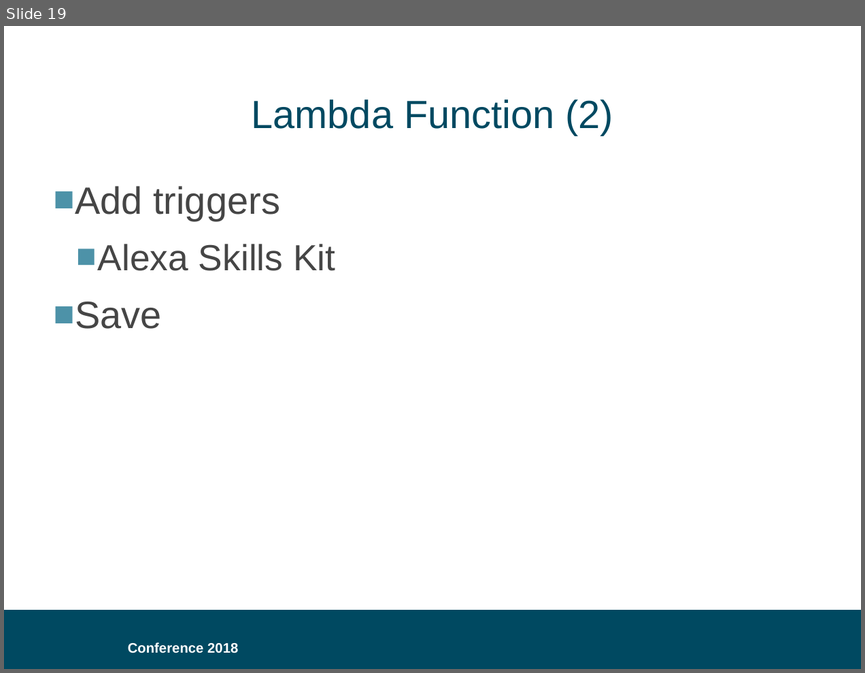
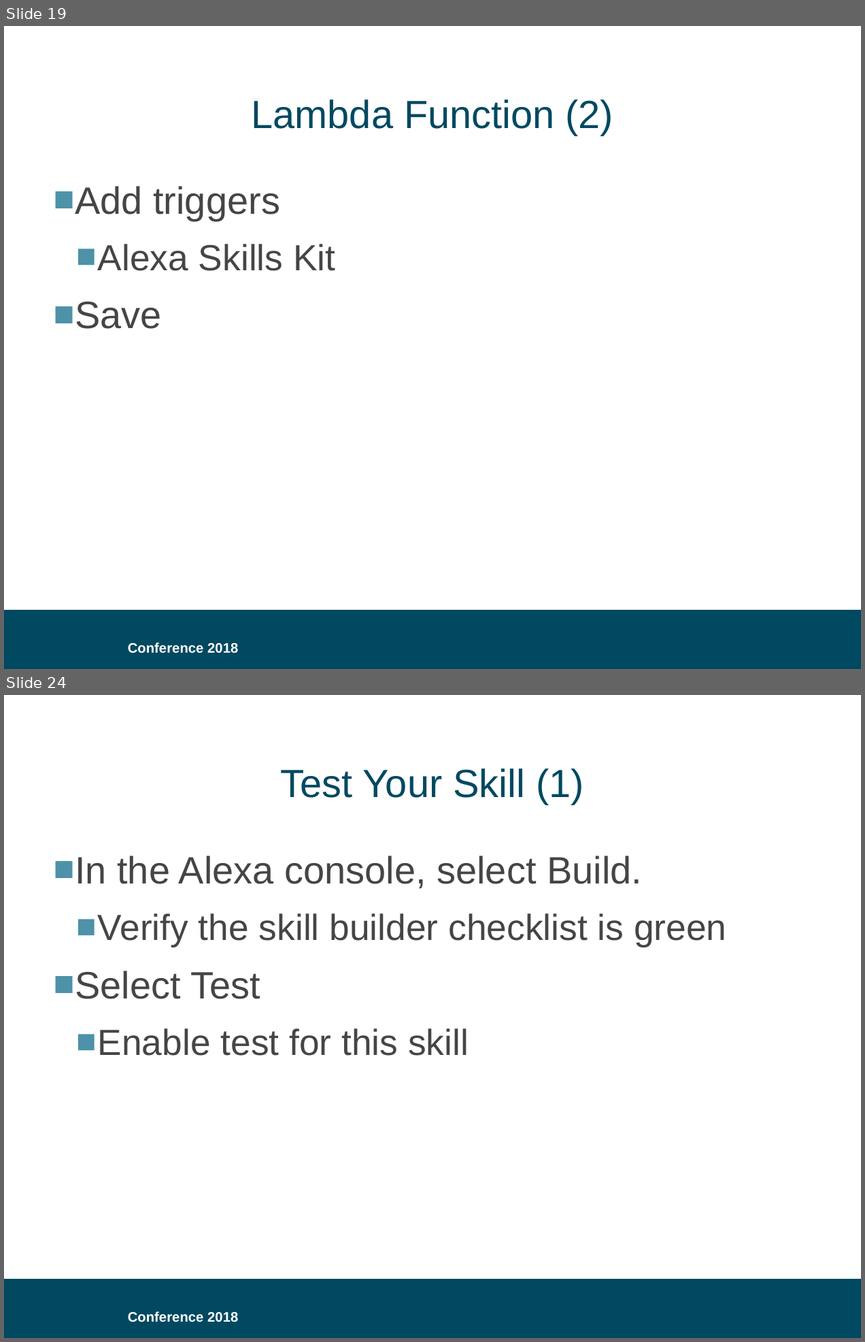
Before and after one commit to bklug/introductory-alexa-workshop, a slide deck: build-an-alexa-skill-for.pptx. Shown one above the other, each under a label of ours: slide 19 before the commit, slides 19 and 24 after it; the slides between them are not shown. The pictures are 865x673 and 865x1342 pixels, drawn with LibreOffice and Linux fonts; fonts in the diff are those of the drawing; background and template pictures are left out. Boxes give left, top, right and bottom in pixels: in the first picture for what was removed or moved away, otherwise in the second. Text is boxed around its words. In the diff, an @@ line names an element or a change of style, - is before the commit and + after.

```diff
--- a/build-an-alexa-skill-for.pptx
+++ b/build-an-alexa-skill-for.pptx
@@ slide 24 added at [4, 695, 861, 1338], background #FFFFFF; not listed: 2 template elements that a slide beside it also shows @@
@@ title added at [281, 768, 584, 804], 33 pt, text #004961 @@
+Test Your Skill (1)
@@ text added at [75, 855, 726, 1055], 30.5 pt, text #454545 @@
+■ In the Alexa console, select Build.
+  ■ Verify the skill builder checklist is green
+■ Select Test
+  ■ Enable test for this skill
```
Also in this commit, not shown: 7 other slides added.
